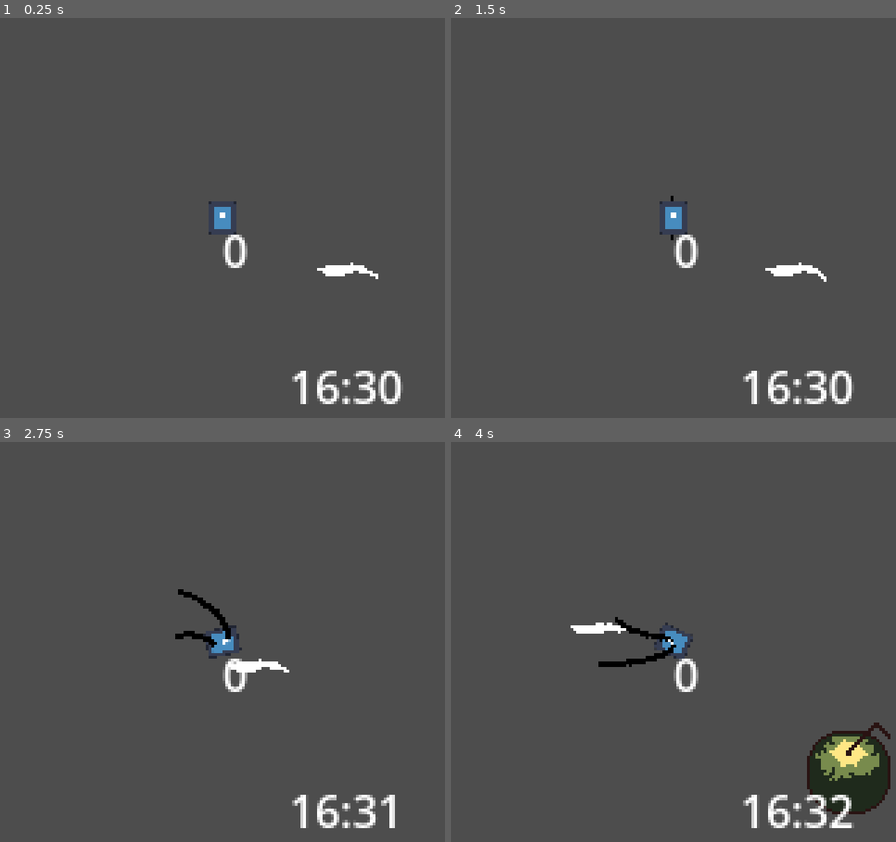
Above: before the commit, frames 1-4 (two rows, left to right).
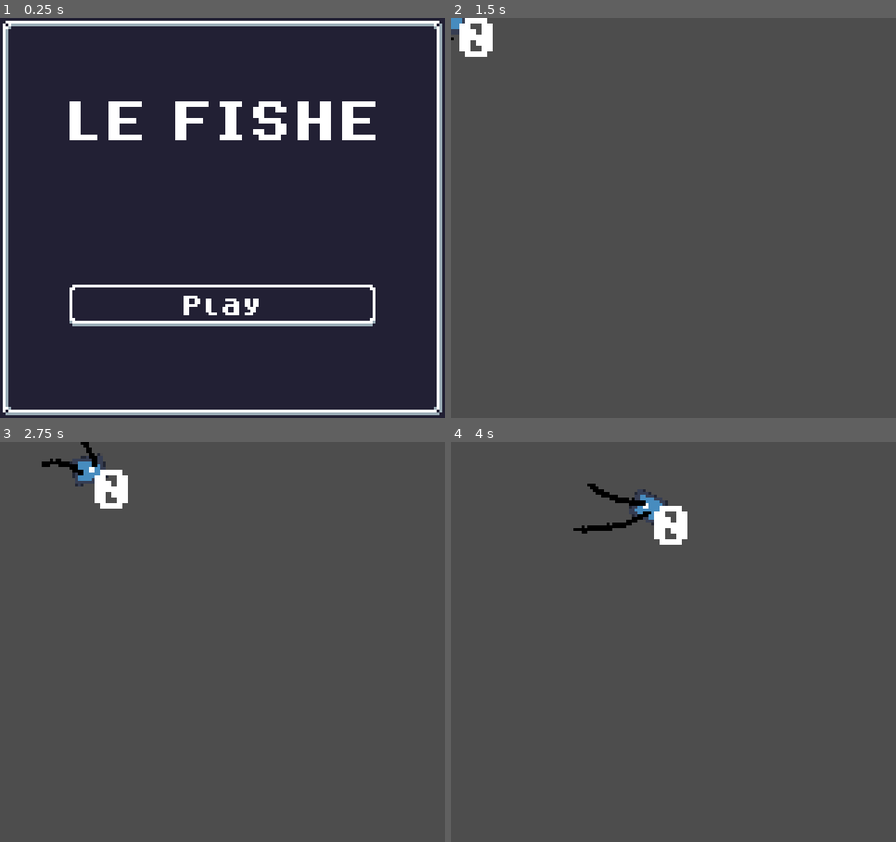
Above: after the commit, the same moments.

Repository: andrebariani/gbjam_12_spooky_fishing
Game: Godot game, scene res://scenes/ui/main_menu.tscn
The game is run twice, just before and just after one commit, with the same random seed, the same clock (stepped at 60 frames per second) and the same inputs. Before the commit the project starts from res://scenes/test_scene.tscn. The engine's default icon, where the game draws it, is replaced by a stand-in: a white triangle on a blue panel in a dark square.
Inputs (mouse positions are in pixels of both pictures, inside the frame that each line leads up to):
- Up to frame 1 (0.25 s): no input
- Up to frame 2 (1.5 s): click (673, 306) at 0.5 s, where only the run after the commit has a clickable "Play"; hold Right (right) from 1.28 s (still down); tap X (B) at 1.35 s
- Up to frame 3 (2.75 s): release Right (right) at 2.03 s; hold Down (down) from 2.03 s (still down); tap Z (A) at 2.1 s; tap X (B) at 2.3 s
- Up to frame 4 (4 s): release Down (down) at 2.78 s; hold Right (right) 2.78-3.53 s; tap X (B) at 2.85, 3.6 s; hold Up (up) from 3.53 s (still down)

The runs differ from the first frame. In frame 1, 100% of the frame differs, in the area x 0-100%, y 0-100%; in frame 2, 2.4%; in frame 3, 3.0%; in frame 4, 6.5%.

Commit message:
Test Main Menu

Diff:
--- a/project.godot
+++ b/project.godot
@@ -11,7 +11,7 @@
 [application]
 
 config/name="GBJAM_12"
-run/main_scene="res://scenes/test_scene.tscn"
+run/main_scene="res://scenes/ui/main_menu.tscn"
 config/features=PackedStringArray("4.3", "GL Compatibility")
 config/icon="res://assets/test-sprite.png"
 
@@ -27,6 +27,10 @@
 window/size/window_height_override=720
 window/stretch/mode="viewport"
 window/stretch/scale_mode="integer"
+
+[gui]
+
+theme/custom_font="res://assets/dogicapixelbold.otf"
 
 [input]
 
--- /dev/null
+++ b/scenes/ui/main_menu.gd
@@ -0,0 +1,5 @@
+extends Control
+
+
+func _on_button_pressed() -> void:
+	get_tree().change_scene_to_file("res://scenes/entities/player/player_boat.tscn")
--- /dev/null
+++ b/scenes/ui/main_menu.tscn
@@ -0,0 +1,87 @@
+[gd_scene load_steps=10 format=3 uid="uid://b6fgxvt2hkjl1"]
+
+[ext_resource type="Texture2D" uid="uid://dyfiyehobeul1" path="res://assets/ui-border.png" id="1_c6b2g"]
+[ext_resource type="Script" path="res://scenes/ui/main_menu.gd" id="1_i55ut"]
+[ext_resource type="FontFile" uid="uid://cfdua1dcq34bg" path="res://assets/dogicapixelbold.otf" id="2_w3gf1"]
+[ext_resource type="Texture2D" uid="uid://d2o6sr0541rx0" path="res://assets/button_up.png" id="3_k2uwq"]
+[ext_resource type="Texture2D" uid="uid://b41ubi3p8d5wa" path="res://assets/button_down.png" id="4_o7g3w"]
+
+[sub_resource type="StyleBoxTexture" id="StyleBoxTexture_uf2ft"]
+content_margin_bottom = 3.0
+texture = ExtResource("4_o7g3w")
+texture_margin_left = 5.0
+texture_margin_top = 6.0
+texture_margin_right = 5.0
+texture_margin_bottom = 6.0
+
+[sub_resource type="StyleBoxEmpty" id="StyleBoxEmpty_6d4m1"]
+
+[sub_resource type="StyleBoxTexture" id="StyleBoxTexture_rfpf4"]
+texture = ExtResource("3_k2uwq")
+texture_margin_left = 5.0
+texture_margin_top = 6.0
+texture_margin_right = 5.0
+texture_margin_bottom = 6.0
+
+[sub_resource type="Theme" id="Theme_l3ygx"]
+Button/colors/font_color = Color(1, 1, 1, 1)
+Button/colors/font_focus_color = Color(1, 1, 1, 1)
+Button/colors/font_hover_color = Color(1, 1, 1, 1)
+Button/font_sizes/font_size = 8
+Button/styles/disabled = SubResource("StyleBoxTexture_uf2ft")
+Button/styles/focus = SubResource("StyleBoxEmpty_6d4m1")
+Button/styles/hover = SubResource("StyleBoxTexture_uf2ft")
+Button/styles/normal = SubResource("StyleBoxTexture_rfpf4")
+Button/styles/pressed = SubResource("StyleBoxTexture_uf2ft")
+
+[node name="MainMenu" type="Control"]
+layout_mode = 3
+anchors_preset = 15
+anchor_right = 1.0
+anchor_bottom = 1.0
+grow_horizontal = 2
+grow_vertical = 2
+script = ExtResource("1_i55ut")
+
+[node name="Background" type="NinePatchRect" parent="."]
+layout_mode = 1
+anchors_preset = 15
+anchor_right = 1.0
+anchor_bottom = 1.0
+grow_horizontal = 2
+grow_vertical = 2
+texture = ExtResource("1_c6b2g")
+patch_margin_left = 10
+patch_margin_top = 10
+patch_margin_right = 10
+patch_margin_bottom = 10
+
+[node name="HFlowContainer" type="VFlowContainer" parent="Background"]
+layout_mode = 1
+anchors_preset = 13
+anchor_left = 0.5
+anchor_right = 0.5
+anchor_bottom = 1.0
+offset_left = -57.0
+offset_right = 57.0
+grow_horizontal = 2
+grow_vertical = 2
+theme_override_constants/v_separation = 50
+alignment = 1
+last_wrap_alignment = 2
+
+[node name="Label" type="Label" parent="Background/HFlowContainer"]
+layout_mode = 2
+theme_override_fonts/font = ExtResource("2_w3gf1")
+theme_override_font_sizes/font_size = 16
+text = "LE FISHE"
+horizontal_alignment = 1
+vertical_alignment = 1
+
+[node name="Button" type="Button" parent="Background/HFlowContainer"]
+layout_mode = 2
+theme = SubResource("Theme_l3ygx")
+theme_override_font_sizes/font_size = 8
+text = "Play"
+
+[connection signal="pressed" from="Background/HFlowContainer/Button" to="." method="_on_button_pressed"]
Binary file added: assets/autotile_template_2x2.png
Not shown, added: assets/autotile_template_2x2.png.import
Binary file added: assets/button.aseprite
Binary file added: assets/button_down.png
Not shown, added: assets/button_down.png.import
Binary file added: assets/button_up.png
Not shown, added: assets/button_up.png.import
Binary file added: assets/dogicapixel.otf
Not shown, added: assets/dogicapixel.otf.import
Binary file added: assets/dogicapixelbold.otf
Not shown, added: assets/dogicapixelbold.otf.import
Binary file added: assets/ui-border.aseprite
(and 2 more such lines)
